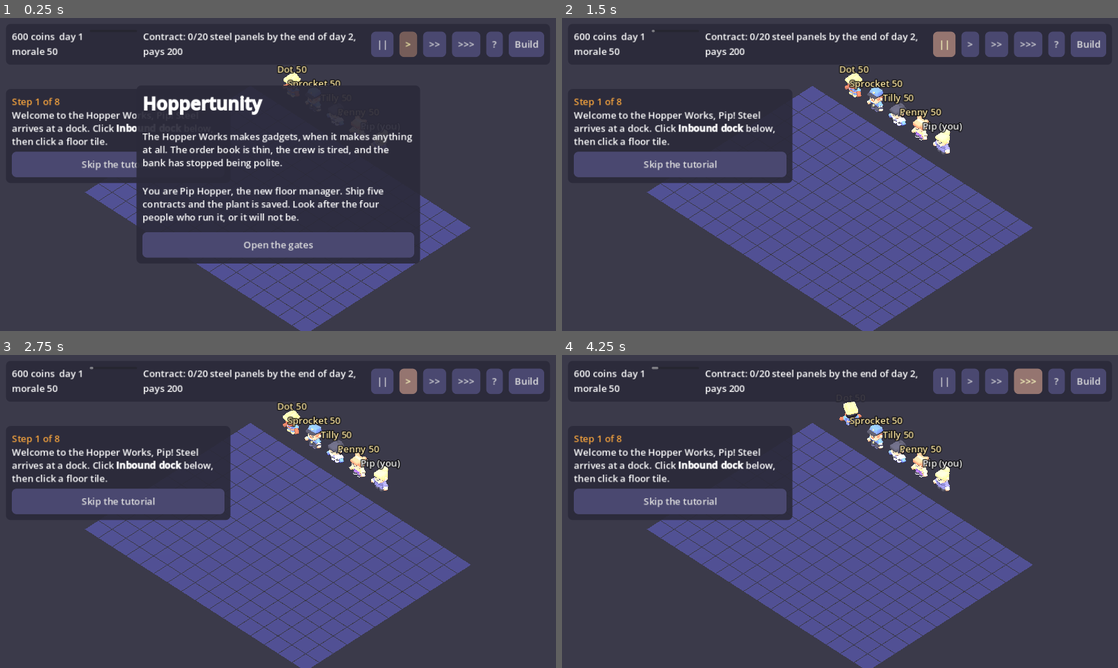
Above: before the commit, frames 1-4 (two rows, left to right).
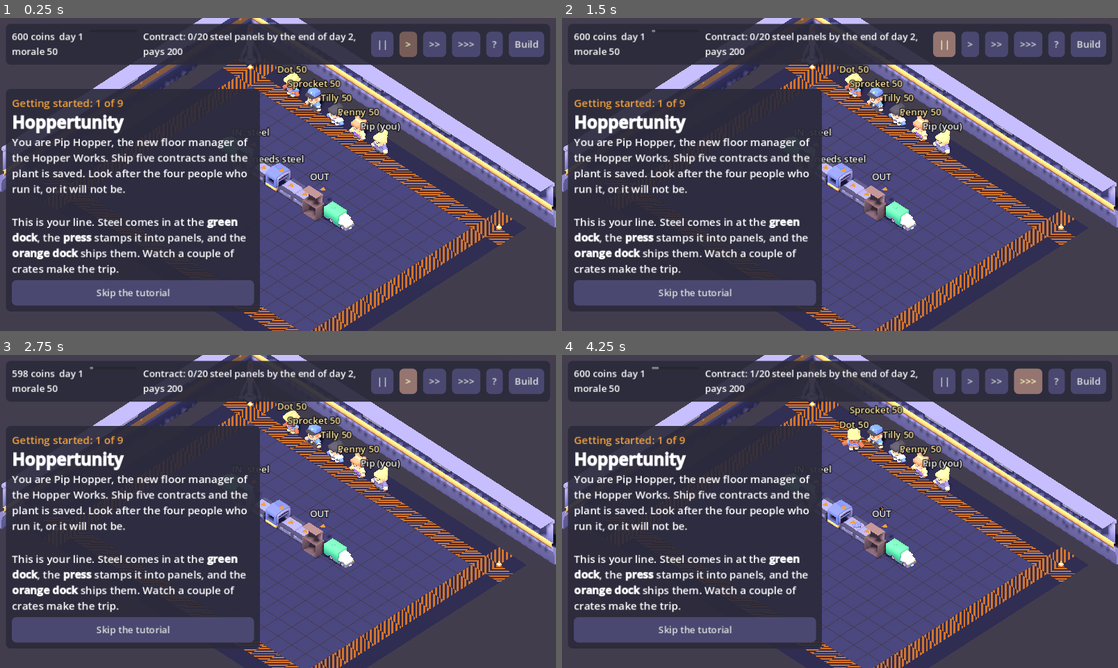
Above: after the commit, the same moments.

Repository: avielbaum/hoppertunity
Game: Godot game, scene res://main.tscn
The game is run twice, just before and just after one commit, with the same random seed, the same clock (stepped at 60 frames per second) and the same inputs.
Inputs (mouse positions are in pixels of both pictures, inside the frame that each line leads up to):
- Up to frame 1 (0.25 s): no input
- Up to frame 2 (1.5 s): click (840, 243) at 0.5 s, where only the run before the commit has a clickable "Open the gates"; click "||" at 1.25 s
- Up to frame 3 (2.75 s): click ">" at 2 s
- Up to frame 4 (4.25 s): click ">>" at 2.75 s; click ">>>" at 3.5 s

The runs differ from the first frame. In frame 1, 35% of the frame differs, in the area x 0-100%, y 0-100%; in frame 2, 29%; in frame 3, 28%; in frame 4, 29%.

Commit message:
A factory building, a starter line, a tutorial that points at the tile, picture cards on the build bar
Co-Authored-By: Claude Fable 5.2 <noreply@anthropic.com>

Diff:
--- a/src/main.gd
+++ b/src/main.gd
@@ -27,17 +27,19 @@
 }
 const CREW_LOOK := {"dock": "character-worker", "tech": "character-male-c", "qa": "character-female-e", "sales": "character-female-b"}
 const HELP := "Every key has a button in the bottom bar, so a touch screen works too. Click a build button (or press it …(380 unchanged characters)…
-## The tutorial: what Pip is told, and the build button that pulses while she is told it. _tutorial_done() says when
-## each step is finished.
+## The tutorial. A new game opens on a small working line (Sim.starter), and Pip is walked through building a second
+## one beside it, one piece at a time. Each step: what she is told, the build button that pulses, and the floor tile that
+## glows (or null). _tutorial_done() says when a step is finished.
 const TUTORIAL := [
-	["Welcome to the Hopper Works, Pip! Steel arrives at a dock. Click [b]Inbound dock[/b] below, then click a floor tile.", "inbound"],
-	["The orange arrow shows where a building sends things. Choose [b]Press[/b] and place it where the arrow points. R turns a piece before you place it.", "press"],
-	["Panels need to leave. Place an [b]Outbound dock[/b] a tile or two past the press.", "outbound"],
-	["Join them with [b]Conveyor[/b] so crates travel dock, press, dock. Drag to lay a run. Right-click removes a mistake.", "belt"],
-	["First sale! The contract up top wants 20 panels by the end of day 2. The buttons > >> >>> speed time up; || or Space pauses.", ""],
-	["Your crew walks between the buildings they look after. Their mood changes how fast their part of the plant runs. Click one of them.", ""],
-	["Type anything and press Enter: kindness lifts morale, rudeness sinks it. Or click [b]Any work?[/b] for an errand that pays.", ""],
-	["Do the errand: the orange line up top says how. Everyone loses a little morale each day, so keep talking, helping and paying fairly. That is the job. Good luck!", ""],
+	["[font_size=28][b]Hoppertunity[/b][/font_size]\nYou are Pip Hopper, the new floor manager of the Hopper Works. Ship five contracts and the plant is saved. Look after the four people who run it, or it will not be.\n\nThis is your line. Steel comes in at the [b]green dock[/b], the [b]press[/b] stamps it into panels, and the [b]orange dock[/b] ships them. Watch a couple of crates make the trip.", "", null],
+	["Every panel sold is money. But the contract up top wants 20 by the end of day 2, and one press is slow. Let's build a second line.\n\nClick [b]Inbound dock[/b] below, then the glowing tile.", "inbound", Vector2i(4, 7)],
+	["The orange arrow on a building shows which way it sends things.\n\nNow a [b]Press[/b] on the next glowing tile, right where the dock's arrow points.", "press", Vector2i(5, 7)],
+	["A [b]Conveyor[/b] carries things one tile along its arrow. Put one after the press.", "belt", Vector2i(6, 7)],
+	["And an [b]Outbound dock[/b] at the end to sell what arrives.", "outbound", Vector2i(7, 7)],
+	["Two lines running! Time is yours to bend: the [b]> >> >>>[/b] buttons at the top speed it up, [b]||[/b] or Space pauses. Try one.", "", null],
+	["Four people keep this plant going, and their mood sets how fast their part of it runs. Click one of them (their names float over their heads).", "", null],
+	["Type anything and press Enter: kindness lifts morale, rudeness sinks it. Or click [b]Any work?[/b] for an errand that pays.", "", null],
+	["Do the errand: the orange line up top says how, and what it wants is marked in orange on the floor. Everyone loses a little morale each day, so keep talking, helping and paying fairly.\n\nThat is the job. Good luck, Pip!", "", null],
 ]
 const TRUCK_LOAD := 12  # crates a truck brings or takes before it drives off and the next one backs in
 const PERSONAL := 0.55  # how close two people may stand, in tiles
@@ -77,6 +79,9 @@
 var trucks := {}  # Vector2i of a dock -> {"node", "home", "front", "count", "last_t", "away"}: the van parked at it
 var item_mm := {}  # item id -> MultiMesh
 var floor_mm := MultiMesh.new()
+var scenery := Node3D.new()  # the building around the floor: apron, walls on the far sides, props (see _scenery)
+var scenery_for := []  # the floor size and view it was built for
+const APRON := 2  # tiles of walkway between the build floor and the walls
 var ghost := Node3D.new()
 var ghost_key := ""
 var crew_nodes := {}  # crew id (and "pip") -> Node3D
@@ -94,6 +99,7 @@
 var talk_panel: PanelContainer
 var talk_log: RichTextLabel
 var talk_title: Label
+var talk_face: TextureRect
 var talk_input: LineEdit
 var raise_row: HBoxContainer
 var modal_panel: PanelContainer
@@ -114,6 +120,7 @@
 var tags_seen := []
 var saved_at := 0  # sim.ticks at the last save
 var tut_text: RichTextLabel
+var tut_marker := MeshInstance3D.new()  # the glowing tile the tutorial wants built on
 var build_buttons := {}  # kind -> its button in the build bar
 var sounds := {}  # sound name -> its AudioStreamPlayer
 var music := AudioStreamPlayer.new()
@@ -145,12 +152,9 @@
 		_time_remark()
 	if stress:
 		_stress()
-	else:
-		_ask("[font_size=30][b]Hoppertunity[/b][/font_size]\n\nThe Hopper Works makes gadgets, when it makes anything at all. "
-				+ "The order book is thin, the crew is tired, and the bank has stopped being polite.\n\n"
-				+ "You are Pip Hopper, the new floor manager. Ship five contracts and the plant is saved. "
-				+ "Look after the four people who run it, or it will not be.",
-				[["Open the gates", Callable()]] if saved.is_empty() else [["Back to work (day %d)" % sim.day, Callable()], ["New game", _new_game]])
+	elif not saved.is_empty():  # a new game needs no title card: its tutorial's first step is the introduction
+		_ask("[font_size=30][b]Hoppertunity[/b][/font_size]\n\nThe Hopper Works is as you left it, on day %d with %d coins." % [sim.day, sim.money],
+				[["Back to work", Callable()], ["New game", _new_game]])
 
 
 ## Developer aid (`?remark` in the browser): ask the gateway for a streamed day-end remark straight away and print to
@@ -203,6 +207,7 @@
 	if saved.is_empty():
 		player_id = "pip-%08x" % (randi() & 0x7fffffff)
 		tutorial = 0
+		sim.starter()
 	else:
 		tutorial = int(saved.get("tutorial", TUTORIAL.size()))
 		sim.restore(saved.sim)
@@ -357,17 +362,32 @@
 func _world() -> void:
 	var env := Environment.new()
 	env.background_mode = Environment.BG_COLOR
-	env.background_color = Color("3b3a4a")
+	env.background_color = Color("23222d")
 	env.ambient_light_source = Environment.AMBIENT_SOURCE_COLOR
-	env.ambient_light_color = Color("c9c6e8")
-	env.ambient_light_energy = 0.7
+	env.ambient_light_color = Color("b9b6e0")
+	env.ambient_light_energy = 0.6
 	var we := WorldEnvironment.new()
 	we.environment = env
 	add_child(we)
 	var sun := DirectionalLight3D.new()
-	sun.rotation_degrees = Vector3(-55, 35, 0)
+	sun.rotation_degrees = Vector3(-50, 30, 0)
+	sun.light_color = Color("fff1dc")  # late-afternoon light through the factory's open sides
+	sun.light_energy = 1.05
 	sun.shadow_enabled = true
+	# one shadow map, not the default four: the camera is orthographic and sees one patch of floor, and four passes
+	# cost a third of the frame rate on integrated graphics
+	sun.directional_shadow_mode = DirectionalLight3D.SHADOW_ORTHOGONAL
+	sun.directional_shadow_max_distance = 120.0
 	add_child(sun)
+	add_child(scenery)
+	tut_marker.mesh = PlaneMesh.new()
+	tut_marker.mesh.size = Vector2(1, 1)
+	var glow_mat := StandardMaterial3D.new()
+	glow_mat.albedo_color = Color(ORANGE, 0.7)
+	glow_mat.transparency = BaseMaterial3D.TRANSPARENCY_ALPHA
+	glow_mat.shading_mode = BaseMaterial3D.SHADING_MODE_UNSHADED
+	tut_marker.mesh.material = glow_mat
+	add_child(tut_marker)
 	cam.projection = Camera3D.PROJECTION_ORTHOGONAL
 	cam.far = 200.0
 	add_child(cam)
@@ -543,6 +563,74 @@
 		trucks[pos] = {"node": van, "home": van.position, "front": front, "count": 0, "last_t": 0.0, "away": false}
 
 
+## The factory building, for show: a walkway apron with hazard stripes round the build floor, the yard outside, walls
+## with windows on the two sides away from the camera (so they never hide the floor), and a few props. Rebuilt when the
+## floor grows or the view turns.
+func _scenery() -> void:
+	if scenery_for == [sim.floor_size, yaw]:
+		return
+	scenery_for = [sim.floor_size, yaw]
+	for ch in scenery.get_children():
+		ch.queue_free()
+	var size := Vector2(sim.floor_size)
+	var yard := MeshInstance3D.new()
+	yard.mesh = PlaneMesh.new()
+	yard.mesh.size = Vector2(160, 160)
+	var asphalt := StandardMaterial3D.new()
+	asphalt.albedo_color = Color("2a2933")
+	yard.mesh.material = asphalt
+	yard.position = Vector3(size.x / 2, -0.03, size.y / 2)
+	scenery.add_child(yard)
+	var apron := MultiMesh.new()
+	var stripes := MultiMesh.new()
+	var apron_at := []
+	var stripes_at := []
+	for x in range(-APRON, sim.floor_size.x + APRON):
+		for y in range(-APRON, sim.floor_size.y + APRON):
+			if x < 0 or y < 0 or x >= sim.floor_size.x or y >= sim.floor_size.y:
+				apron_at.append(Transform3D(Basis(), _center(Vector2i(x, y)) + Vector3(0, -0.01, 0)))
+				if x == -1 or y == -1 or x == sim.floor_size.x or y == sim.floor_size.y:  # the ring that touches the floor
+					stripes_at.append(Transform3D(Basis(Vector3.UP, PI / 2 if (x == -1 or x == sim.floor_size.x) else 0.0), _center(Vector2i(x, y))))
+	for pair in [[apron, apron_at, "floor", Color(0.3, 0.3, 0.4)], [stripes, stripes_at, "indicator-special-lines", Color(0.62, 0.5, 0.3)]]:
+		pair[0].transform_format = MultiMesh.TRANSFORM_3D
+		pair[0].mesh = _mesh(MODELS + pair[2] + ".glb")
+		pair[0].instance_count = pair[1].size()
+		for i in pair[1].size():
+			pair[0].set_instance_transform(i, pair[1][i])
+		var mi := MultiMeshInstance3D.new()
+		mi.multimesh = pair[0]
+		var mat: BaseMaterial3D = pair[0].mesh.surface_get_material(0).duplicate()
+		mat.albedo_color = pair[3]
+		mi.material_override = mat
+		scenery.add_child(mi)
+	# walls stand on the sides away from the camera
+	var toward := Basis(Vector3.UP, yaw * PI / 2 + PI / 4).z  # from the floor toward the camera
+	var wall_z := -APRON - 1.5 if toward.z > 0 else size.y + APRON + 1.5
+	var wall_x := -APRON - 1.5 if toward.x > 0 else size.x + APRON + 1.5
+	var x := -APRON - 1
+	while x < sim.floor_size.x + APRON + 1:  # the wall that runs along X: pillars, with a wide window every few
+		var wide := (x + APRON) % 5 == 2
+		_prop("structure-window-wide" if wide else "structure-wall", Vector3(x + (1.0 if wide else 0.5), 0, wall_z), 0.0 if toward.z > 0 else PI)
+		x += 2 if wide else 1
+	var z := -APRON - 1
+	while z < sim.floor_size.y + APRON + 1:  # and the one along Z
+		var wide := (z + APRON) % 5 == 2
+		_prop("structure-window-wide" if wide else "structure-wall", Vector3(wall_x, 0, z + (1.0 if wide else 0.5)), PI / 2 if toward.x > 0 else -PI / 2)
+		z += 2 if wide else 1
+	for corner in [Vector2(-1.5, -1.5), Vector2(size.x + 0.5, -1.5), Vector2(-1.5, size.y + 0.5), Vector2(size.x + 0.5, size.y + 0.5)]:
+		_prop("cone", Vector3(corner.x + 0.5, 0, corner.y + 0.5), 0.0, 0.8)
+	var far := Vector3(-1.4 if toward.x > 0 else size.x + 1.4, 0, -1.4 if toward.z > 0 else size.y + 1.4)
+	_prop("crane", far, atan2(toward.x, toward.z) + PI, 0.6)
+
+
+func _prop(model: String, at: Vector3, turn: float, scale := 1.0) -> void:
+	var n: Node3D = load(MODELS + model + ".glb").instantiate()
+	n.position = at
+	n.rotation.y = turn
+	n.scale = Vector3.ONE * scale
+	scenery.add_child(n)
+
+
 func _floor() -> void:
 	floor_mm.instance_count = sim.floor_size.x * sim.floor_size.y
 	for x in sim.floor_size.x:
@@ -586,6 +674,7 @@
 				break
 	_walk_crew(delta)
 	_camera(delta)
+	_scenery()
 	if belts_dirty:
 		_draw_belts()
 	for pos in trucks:  # an inbound dock's counter drops back to zero each time it unloads a crate
@@ -1039,9 +1128,16 @@
 	talk_panel = _panel(Control.PRESET_CENTER_RIGHT, root, Vector2(380, 420))
 	var tv := VBoxContainer.new()
 	talk_panel.add_child(tv)
+	var head := HBoxContainer.new()
+	tv.add_child(head)
+	talk_face = TextureRect.new()
+	talk_face.custom_minimum_size = Vector2(56, 56)
+	talk_face.expand_mode = TextureRect.EXPAND_IGNORE_SIZE
+	talk_face.stretch_mode = TextureRect.STRETCH_KEEP_ASPECT_CENTERED
+	head.add_child(talk_face)
 	talk_title = Label.new()
 	talk_title.add_theme_color_override("font_color", ORANGE)
-	tv.add_child(talk_title)
+	head.add_child(talk_title)
 	talk_log = RichTextLabel.new()
 	talk_log.size_flags_vertical = Control.SIZE_EXPAND_FILL
 	talk_log.scroll_following = true
@@ -1061,13 +1157,15 @@
 	talk_input.text_submitted.connect(_say)
 	tv.add_child(talk_input)
 
-	tut_panel = _panel(Control.PRESET_TOP_LEFT, root, Vector2(380, 0))
+	tut_panel = _panel(Control.PRESET_TOP_LEFT, root, Vector2(430, 0))
 	tut_panel.offset_top = 120
 	var uv := VBoxContainer.new()
 	tut_panel.add_child(uv)
 	tut_text = RichTextLabel.new()
 	tut_text.bbcode_enabled = true
 	tut_text.fit_content = true
+	tut_text.add_theme_font_size_override("normal_font_size", 18)
+	tut_text.add_theme_font_size_override("bold_font_size", 18)
 	uv.add_child(tut_text)
 	_button("Skip the tutorial", uv, func(): tutorial = TUTORIAL.size())
 
@@ -1118,11 +1216,21 @@
 	build_buttons = {}
 	for kind in Data.BUILD:
 		if kind in sim.unlocked:
-			var key := "%d  " % (build_buttons.size() + 1) if build_buttons.size() < 9 else ""  # number keys 1 to 9
-			var b := _button("%s%s %d" % [key, Data.BUILD[kind].name, Data.BUILD[kind].cost], build_bar, func(): tool = "" if tool == kind else kind)
+			# a card: the kit's own picture of the piece, its name, its price, and its number key (1 to 9)
+			var key := "%d " % (build_buttons.size() + 1) if build_buttons.size() < 9 else ""
+			var b := _button("%s%s\n%d coins" % [key, Data.BUILD[kind].name, Data.BUILD[kind].cost], build_bar, func(): tool = "" if tool == kind else kind)
+			b.icon = load("res://assets/icons/%s.png" % kind)
+			b.icon_alignment = HORIZONTAL_ALIGNMENT_CENTER
+			b.vertical_icon_alignment = VERTICAL_ALIGNMENT_TOP
+			b.expand_icon = true
+			b.custom_minimum_size = Vector2(104, 96)
+			b.add_theme_font_size_override("font_size", 13)
+			b.add_theme_color_override("icon_normal_color", LOOK[kind][2])
+			b.add_theme_color_override("icon_hover_color", LOOK[kind][2])
+			b.add_theme_color_override("icon_pressed_color", LOOK[kind][2])
 			b.tooltip_text = _does(kind)
 			build_buttons[kind] = b
-	_button("Bigger floor %d" % sim.expand_cost(), build_bar, _expand).tooltip_text = "Two more rows and columns of floor."
+	_button("Expand %d" % sim.expand_cost(), build_bar, _expand).tooltip_text = "Two more rows and columns of floor."
 	_button("Upgrades", build_bar, _upgrades).tooltip_text = "One-off improvements to the whole plant."
 	_button("Crew", build_bar, _crew_sheet).tooltip_text = "Everyone's morale, pay, errands and story at a glance."
 	# everything the keyboard, wheel and right button do, for a touch screen or a one-button mouse
@@ -1242,36 +1350,43 @@
 	_tutorial()
 
 
-func _has(kind: String) -> bool:
-	return sim.cells.values().any(func(c): return c.kind == kind)
+func _count(kind: String) -> int:
+	return sim.cells.values().filter(func(c): return c.kind == kind).size()
 
 
 func _tutorial_done(step: int) -> bool:
 	match step:
-		0: return _has("inbound")
-		1: return _has("press")
-		2: return _has("outbound")
-		3: return sim.today.shipped > 0 or sim.contract.done > 0 or sim.contracts_done > 0
-		4: return sim.contract.done >= 5 or sim.contracts_done > 0 or speed != 1.0
-		5: return talking != ""
-		6: return not sim.quest.is_empty() or sim.quests_done.values().max() > 0
+		0: return sim.today.shipped >= 2 or sim.day > 1
+		1: return _count("inbound") >= 2
+		2: return _count("press") >= 2
+		3: return _count("belt") >= 4
+		4: return _count("outbound") >= 2
+		5: return speed != 1.0
+		6: return talking != ""
+		7: return not sim.quest.is_empty() or sim.quests_done.values().max() > 0
 	return sim.quests_done.values().max() > 0
 
 
-## Show the current tutorial step, move on when it is done, and pulse the build button it talks about.
+## Show the current tutorial step, move on when it is done, pulse the build button it talks about and light up the
+## floor tile it wants. Nothing shows while a question or report is up, so the two never compete.
 func _tutorial() -> void:
 	if tutorial < TUTORIAL.size() and _tutorial_done(tutorial):
 		tutorial += 1
 		_sfx("step")
-	tut_panel.visible = tutorial < TUTORIAL.size()
-	var want: String = TUTORIAL[tutorial][1] if tut_panel.visible else ""
-	if tut_panel.visible:
-		tut_text.text = "[color=#f2a13c]Step %d of %d[/color]
-%s" % [tutorial + 1, TUTORIAL.size(), TUTORIAL[tutorial][0]]
+	var on := tutorial < TUTORIAL.size()
+	tut_panel.visible = on and not modal
+	var want: String = TUTORIAL[tutorial][1] if on else ""
+	if on:
+		tut_text.text = "[color=#f2a13c]Getting started: %d of %d[/color]\n%s" % [tutorial + 1, TUTORIAL.size(), TUTORIAL[tutorial][0]]
 	var glow := 0.75 + 0.5 * absf(sin(Time.get_ticks_msec() / 300.0))
 	for kind in build_buttons:
 		build_buttons[kind].modulate = Color(glow, glow, glow * 0.6) if kind == want else (Color(1.6, 1.3, 0.8) if kind == tool else Color.WHITE)
 	remove_button.modulate = Color(1.7, 0.9, 0.8) if tool == "remove" else Color.WHITE
+	var tile = TUTORIAL[tutorial][2] if on else null
+	tut_marker.visible = tile != null and not sim.cells.has(tile)  # built somewhere else instead: the step still counts
+	if tile != null:
+		tut_marker.position = _center(tile) + Vector3(0, 0.04, 0)
+		tut_marker.scale = Vector3.ONE * (0.85 + 0.1 * glow)
 
 
 func _toast(text: String) -> void:
@@ -1368,6 +1483,7 @@
 	tool = ""
 	_send("pip", crew_nodes[id].position + Vector3(0.3, 0, 1.2))
 	talk_title.text = "%s, %s" % [Data.CREW[id].name, Data.CREW[id].role]
+	talk_face.texture = load("res://assets/icons/crew-%s.png" % id)
 	talk_log.clear()
 	raise_row.hide()
 	talk_panel.show()
--- a/src/sim.gd
+++ b/src/sim.gd
@@ -74,6 +74,15 @@
 			c.merge({"buf": {}, "busy": false, "prog": 0.0, "out": "", "jam": 0})
 	cells[pos] = c
 	return true
+
+
+## The line a new game opens on, free of charge: steel in, one press, panels out. The tutorial builds on it.
+func starter() -> void:
+	var line := ["inbound", "belt", "press", "belt", "belt", "outbound"]
+	for i in line.size():
+		money += Data.BUILD[line[i]].cost
+		build(line[i], Vector2i(4 + i, 4), 0)
+	today.built = 0
 
 
 ## Remove a building for half its cost back. Whatever it held is lost.
--- a/test/checks.gd
+++ b/test/checks.gd
@@ -338,7 +338,8 @@
 	var g: Node = load("res://main.tscn").instantiate()
 	g.save_path = "user://hoppertunity_check.json"  # never the player's own save
 	add_child(g)
-	ok(g.modal and g.sim.day == 1, "the game opens on its title screen")
+	ok(not g.modal and g.sim.day == 1 and g.sim.cells.size() == 6 and g.sim.money == Data.START_MONEY and g.tutorial == 0,
+			"a new game opens straight onto the starter line, standing and paid for, with the tutorial's introduction")
 	g._next_modal()
 	var col := 2
 	for piece in ["inbound", "press", "belt", "outbound"]:
@@ -349,8 +350,8 @@
 	g.sim.morale.qa = 100.0
 	for i in 5:
 		await get_tree().process_frame
-	ok(g.sim.cells.size() == 4 and g.views.size() == 3 and g.belt_mm.belt.instance_count == 1 and g.tutorial >= 3,
-			"clicking builds a line: three building nodes, one batched conveyor, and the tutorial follows along")
+	ok(g.sim.cells.size() == 10 and g.views.size() == 6 and g.belt_mm.belt.instance_count == 4,
+			"clicking builds a second line: three more building nodes and one more batched conveyor")
 	run_ticks(g.sim, Data.TICKS_PER_DAY * 2)
 	for i in 3:
 		await get_tree().process_frame
@@ -364,6 +365,10 @@
 			"two days pass: day-end reports queue up, the first contract ships, the game is saved")
 	while g.modal:
 		g._next_modal()
+	for i in 8:
+		await get_tree().process_frame
+	ok(g.tutorial == 5 and g.tut_panel.visible and not g.tut_marker.visible,
+			"the tutorial has followed along: crates shipped, a second line built, and now it asks about the speed buttons")
 	g.speed = 0.0  # paused: a real gateway takes half a minute to answer, and no day may end under the checks below
 	g._click(Vector2i(3, 3))
 	g._open_talk("tech")
@@ -391,7 +396,7 @@
 	g._refresh(Vector2i(4, 3))
 	for i in 3:
 		await get_tree().process_frame
-	ok("breakroom" in g.sim.upgrades and g.sim.floor_size == Vector2i(18, 14) and g.belt_mm.belt.instance_count == 0 and not g.modal,
+	ok("breakroom" in g.sim.upgrades and g.sim.floor_size == Vector2i(18, 14) and g.belt_mm.belt.instance_count == 3 and not g.modal,
 			"upgrades, the crew sheet, a bigger floor and removing a conveyor all go through")
 	var s2 := Sim.new()
 	var old: Dictionary = g.sim.save()
@@ -421,8 +426,8 @@
 	g._answer(g._new_game)
 	for i in 3:
 		await get_tree().process_frame
-	ok(g.sim.cells.is_empty() and g.sim.day == 1 and g.views.is_empty() and g.belt_mm.belt.instance_count == 0 and g.belt_mm.arrow.instance_count == 0
-			and not FileAccess.file_exists("user://hoppertunity_check.json"), "a new game clears the floor, the screen and the save")
+	ok(g.sim.cells.size() == 6 and g.sim.day == 1 and g.views.size() == 3 and g.belt_mm.belt.instance_count == 3 and g.belt_mm.arrow.instance_count == 6
+			and not FileAccess.file_exists("user://hoppertunity_check.json"), "a new game is back to the starter line, on the floor and on screen, with no save")
 	g.queue_free()
 	DirAccess.remove_absolute("user://hoppertunity_check.json")
 
Binary file added: assets/icons/assembler.png
Binary file added: assets/icons/belt.png
Binary file added: assets/icons/crew-dock.png
Binary file added: assets/icons/crew-qa.png
Binary file added: assets/icons/crew-sales.png
Binary file added: assets/icons/crew-tech.png
Binary file added: assets/icons/fitter.png
Binary file added: assets/icons/hopper.png
Binary file added: assets/icons/inbound.png
Binary file added: assets/icons/molder.png
Binary file added: assets/icons/outbound.png
Binary file added: assets/icons/packer.png
(and 15 more such lines)
